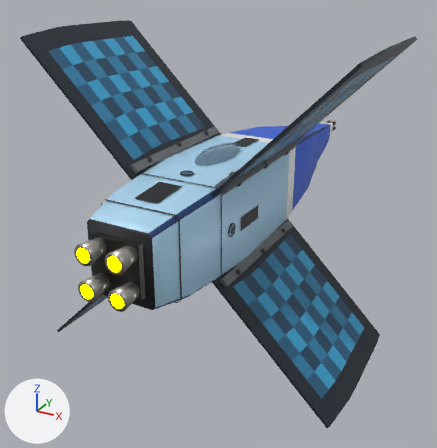
A saved change to the glTF model ThoriumGap_JS/models/Ship_Crosspanel_19.glb.
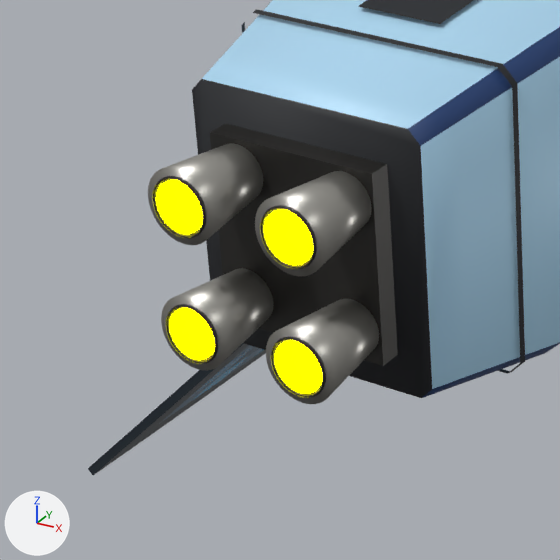
Each version appears first whole from a 50 mm camera at (4.44, -9.03, 3.61) aimed at (-0.38, -0.26, -0.77), and next in a close-up on the part from 7% to 44% of the width and 44% to 80% of the height. The axes (+X, +Y, +Z) are drawn at lower left. The lights are the same throughout. The last two pictures show the newer version. Where no turn or scale is listed for an object, it has been applied to the vertices.

Objects in the first close-up: 'EngineBell_LowerLeft_TaperedSquareClusterNozzle', 'EngineBell_LowerRight_TaperedSquareClusterNozzle', 'EngineBell_UpperLeft_TaperedSquareClusterNozzle', 'EngineBell_UpperRight_TaperedSquareClusterNozzle', 'EngineDeck_SquareAftManifold', 'EngineEmitter', 'EngineNozzleExitRim_UpperRight', 'Fuselage_SquareBody', 'HullAccessPanel_TopAft', 'HullPanelRing_SquareSectionBand_01', 'SolarPanelWing_LowerLeftRidge_RectangularPhotovoltaicGrid' and 7 more.
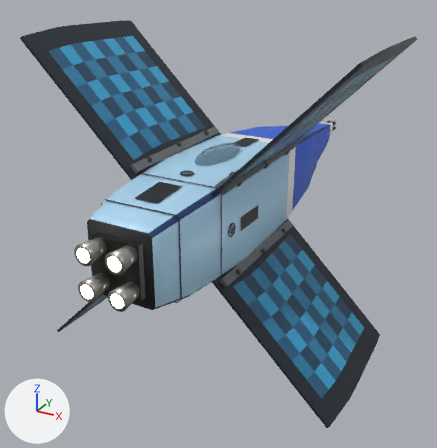
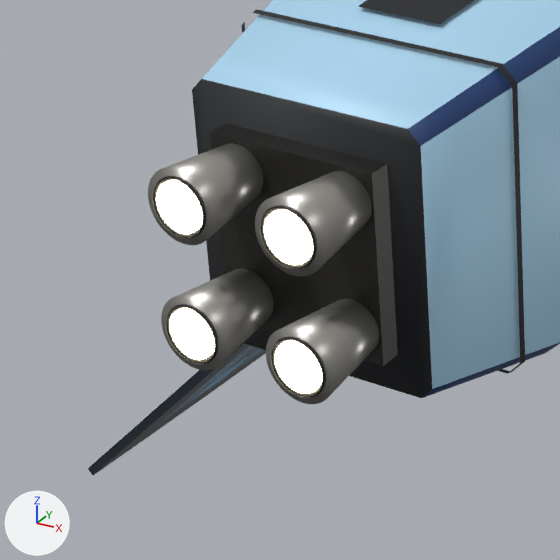
Where the change shows, as pixel boxes (x1, y1, x2, y2) in the close-ups (560 x 560 px):
'EngineEmitter', recoloured (yellow to beige)
    both: (156, 180, 323, 394)

What changed in the scene script:
```text
Change mat_engineglow:
    mat_engineglow.emission_color: (1.0, 1.0, 0.0) -> (0.62, 0.57, 0.4)  # yellow #ffff00 -> beige #cec7aa
```
